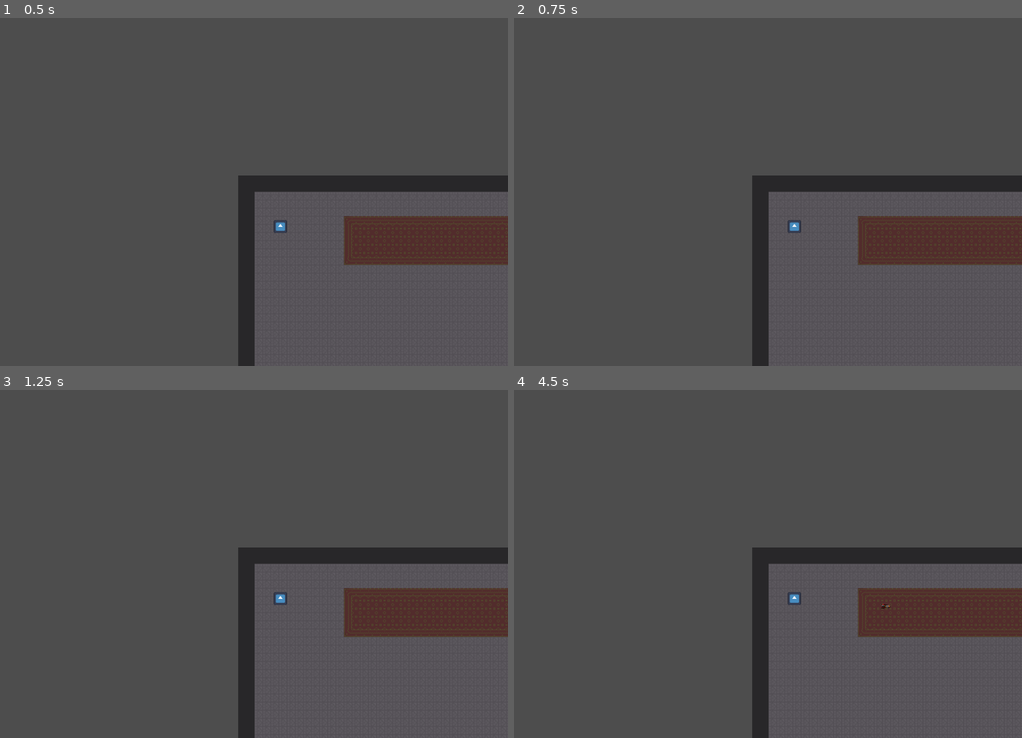
Above: before the commit, frames 1-4 (two rows, left to right).
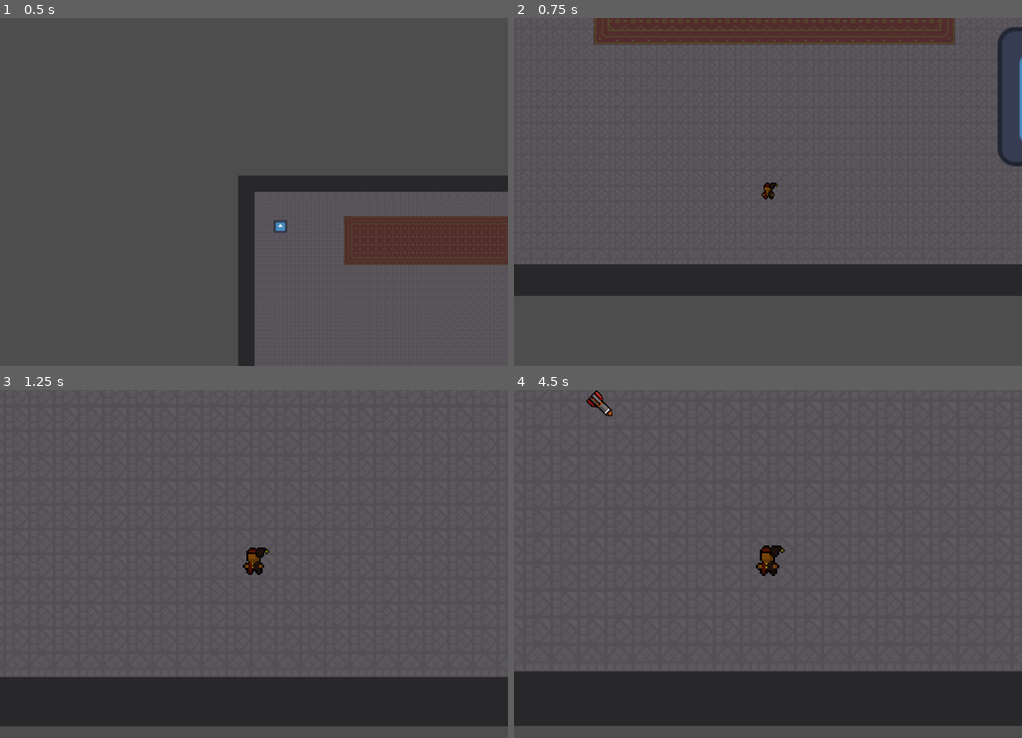
Above: after the commit, the same moments.

Repository: JK-Chapman/project-wizard
Game: Godot game, scene res://base_scene.tscn
The game is run twice, just before and just after one commit, with the same random seed, the same clock (stepped at 60 frames per second) and the same inputs. The engine's default icon, where the game draws it, is replaced by a stand-in: a white triangle on a blue panel in a dark square.
Inputs:
- Up to frame 1 (0.5 s): no input
- Up to frame 2 (0.75 s): tap Enter (start4) at 0.5, 0.6 s
- Up to frame 3 (1.25 s): no input
- Up to frame 4 (4.5 s): hold Backspace (back4) 1.28-2.03 s; tap Enter (start4) at 1.35, 2, 2.1, 2.85, 3.6, 4.35 s; hold Backspace (back4) from 3.53 s (still down)

Frame 1 is identical in both runs. In frame 2, 23% of the frame differs, in the area x 0-100%, y 0-100%; in frame 3, 22%; in frame 4, 24%.

Commit message:
Bug fix on missile target change

Diff:
--- a/GameObjects/Enemies/TrackingMissile.gd
+++ b/GameObjects/Enemies/TrackingMissile.gd
@@ -74,7 +74,6 @@
 
 func set_random_target():
 	var p_array_copy = GameManager.player_array.duplicate(true)
-	var player
 
 	# If target_index is null, we just instantiated the object and need to set an initial target.
 	# This if statement excludes the current target if it exists.
@@ -86,8 +85,7 @@
 		target = null
 	else: # otherwise set a new target based on a random player index
 		target_index = p_array_copy.pick_random().index
-		player = p_array_copy[target_index]
-		target = get_parent().get_node("Player" + str(player.index))
+		target = get_parent().get_node("Player" + str(target_index))
 
 
 func _on_tracking_timer_timeout():
--- a/Scripts/LobbyController.gd
+++ b/Scripts/LobbyController.gd
@@ -59,6 +59,16 @@
 		var p = get_node("Player" + str(player_vars.index))
 		RemovePlayer(player_vars)
 
+	# Spawn / Remove Player3
+	if (!GameManager.player_array.filter(func(p): return p.index == 4) && Input.is_action_just_released("start4")):
+		var player_vars = PlayerVars.new(4, "#c88e1a")
+		GameManager.player_array.append(player_vars)
+		SpawnPlayer(player_vars)
+	elif (GameManager.player_array.filter(func(p): return p.index == 4) && Input.is_action_just_released("back4")):
+		var player_vars = GameManager.player_array[GameManager.player_array.find(func(p): return p.index == 4)]
+		var p = get_node("Player" + str(player_vars.index))
+		RemovePlayer(player_vars)
+
 func SpawnPlayer(player_vars):
 	var player_inst = player.instantiate()
 	player_inst.position.x = (randi() % int(size.x)) - (size.x/2) + centerpos.x
